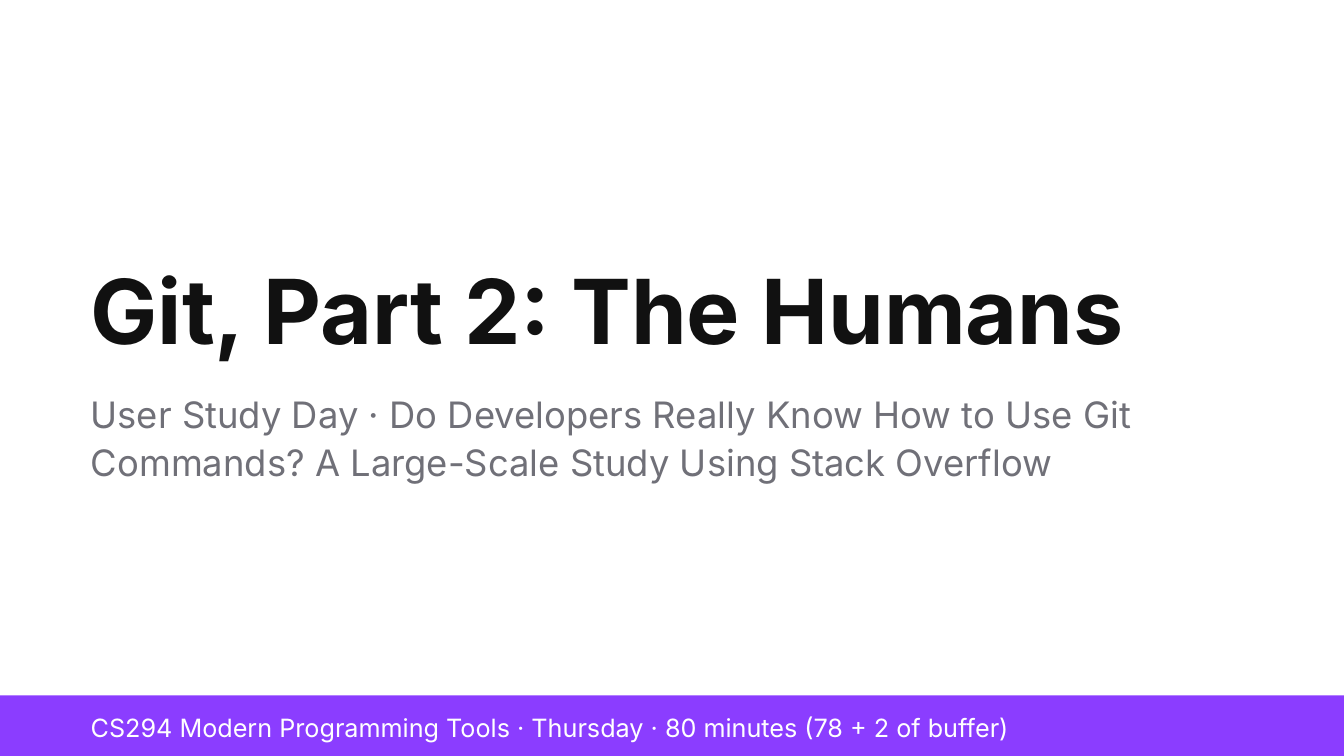
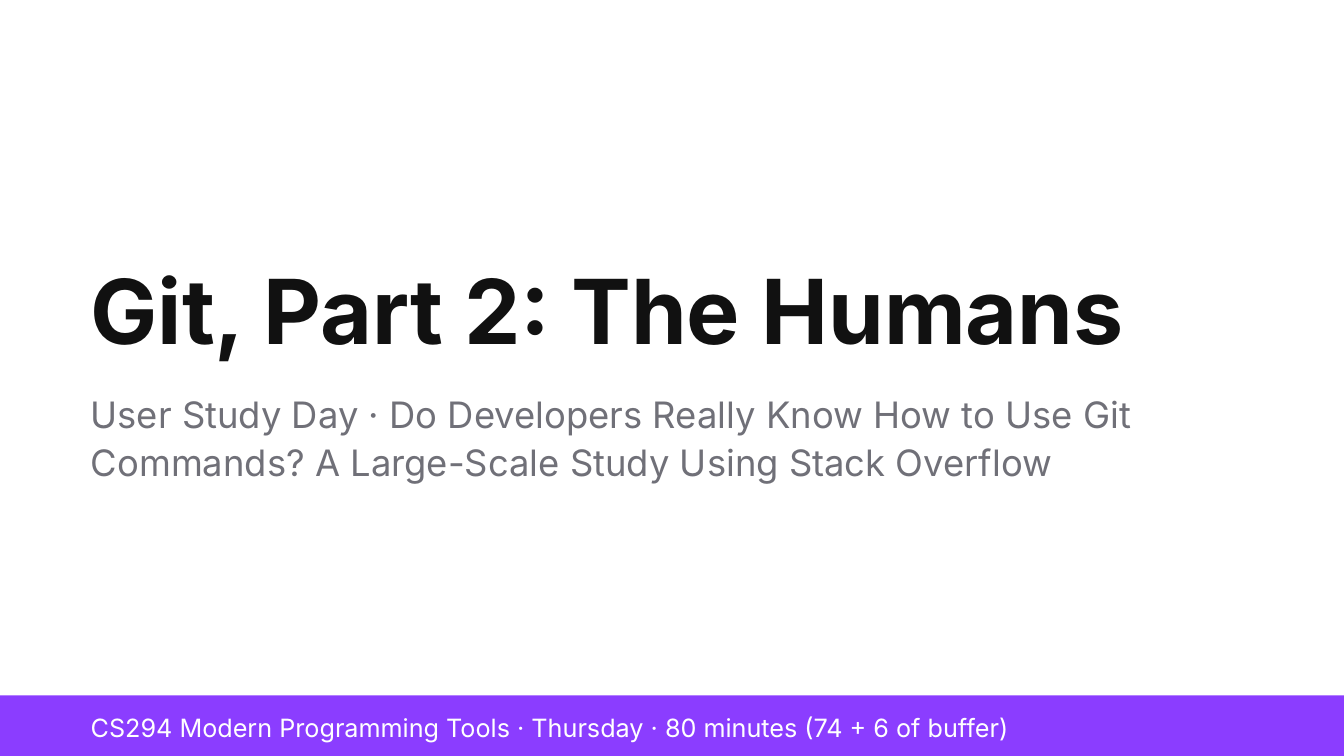
Before and after one commit to shubham3-ucb/cs294-pl, a slide deck: slide 1 of slides/thursday_app.pptx. Drawn at 1344x756 pixels with LibreOffice and Linux fonts; fonts in the diff are those of the drawing. Boxes give left, top, right and bottom in pixels: in the first picture for what was removed or moved away, otherwise in the second. Text is boxed around its words. In the diff, an @@ line names an element or a change of style, - is before the commit and + after.

```diff
--- a/slides/thursday_app.pptx
+++ b/slides/thursday_app.pptx
@@ text at [91,716,1009,742]: text changed @@
-CS294 Modern Programming Tools · Thursday · 80 minutes (78 + 2 of buffer)
+CS294 Modern Programming Tools · Thursday · 80 minutes (74 + 6 of buffer)
```
Also in this commit, not shown: 10 other slides changed, 3 slides added, 2 slides removed, 20 other files.
